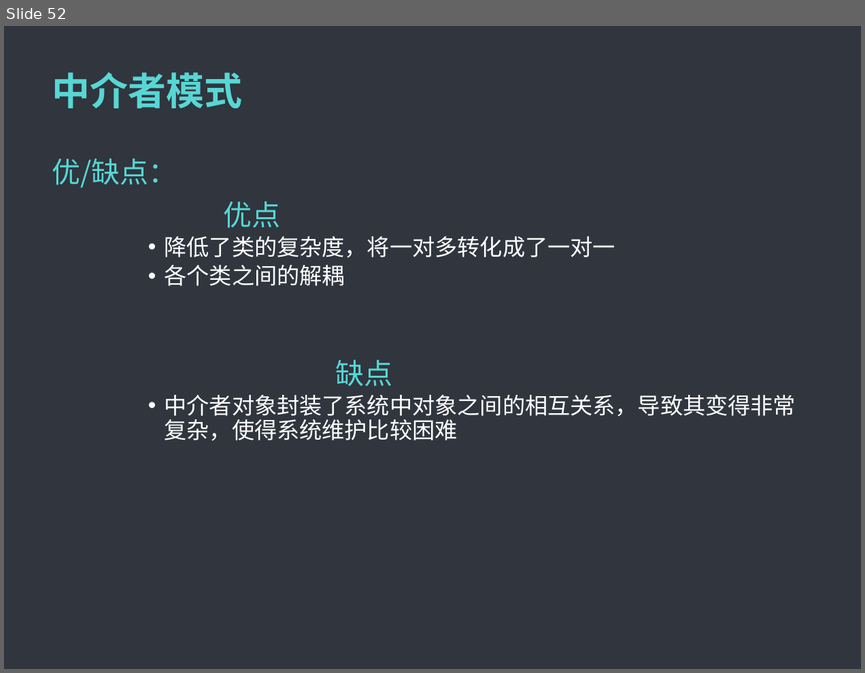
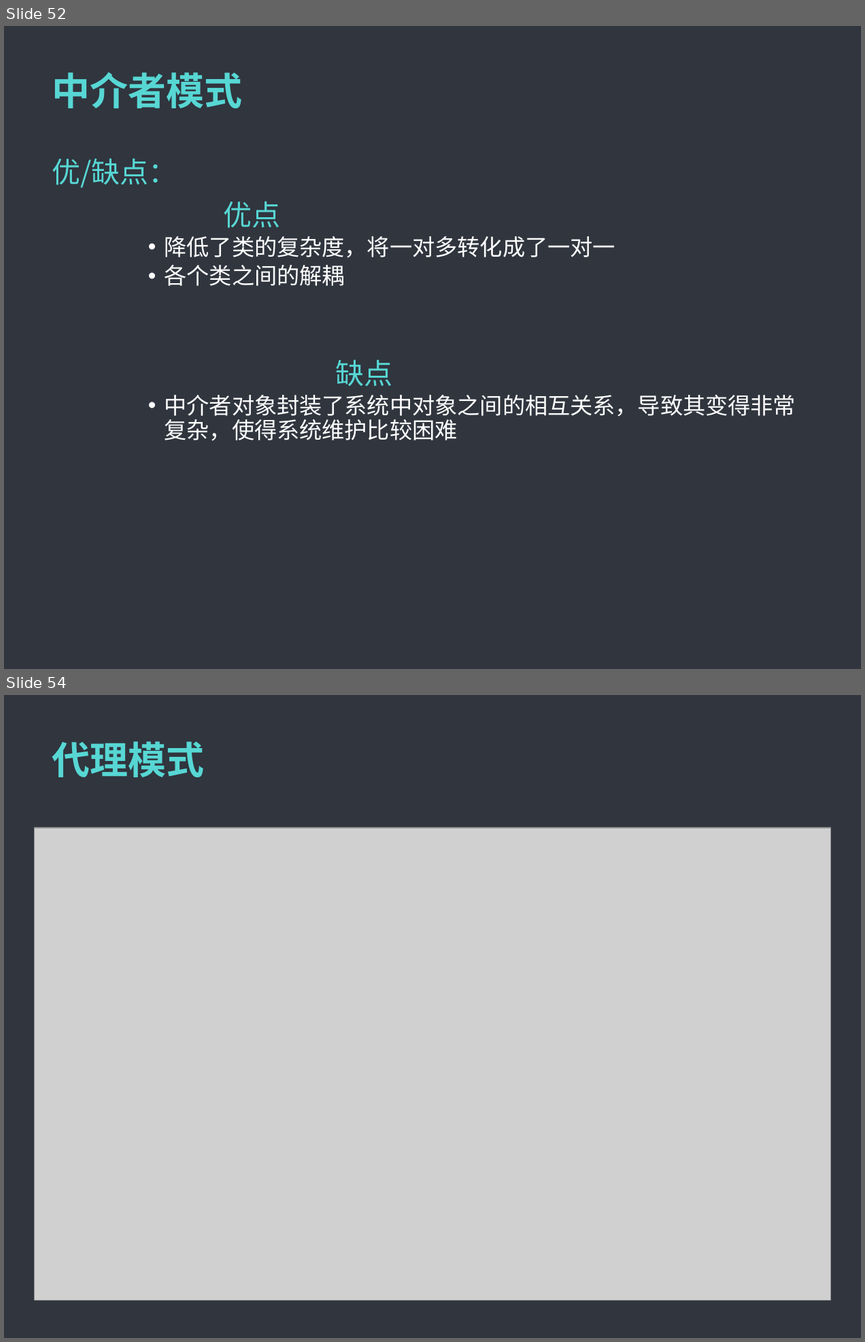
Before and after one commit to MintLy/JavaDesignMode, a slide deck: DesignMode.ppt. Shown one above the other, each under a label of ours: slide 52 before the commit, slides 52 and 54 after it; the slides between them are not shown. The pictures are 865x673 and 865x1342 pixels, drawn with LibreOffice and Linux fonts; fonts in the diff are those of the drawing; grey boxes stand for pictures; background and template pictures are left out. Boxes give left, top, right and bottom in pixels: in the first picture for what was removed or moved away, otherwise in the second. Text is boxed around its words. In the diff, an @@ line names an element or a change of style, - is before the commit and + after.

```diff
--- a/DesignMode.ppt
+++ b/DesignMode.ppt
@@ slide 54 added at <box>4,695,861,1338</box>, background #5F5F5F; not listed: 1 template element that a slide beside it also shows @@
@@ title added at <box>52,741,204,777</box>, 32 pt, text #57D7D4, bold @@
+代理模式
@@ picture added at <box>35,828,831,1300</box> @@
```
Also in this commit, not shown: 28 other slides added, 26 other files.
